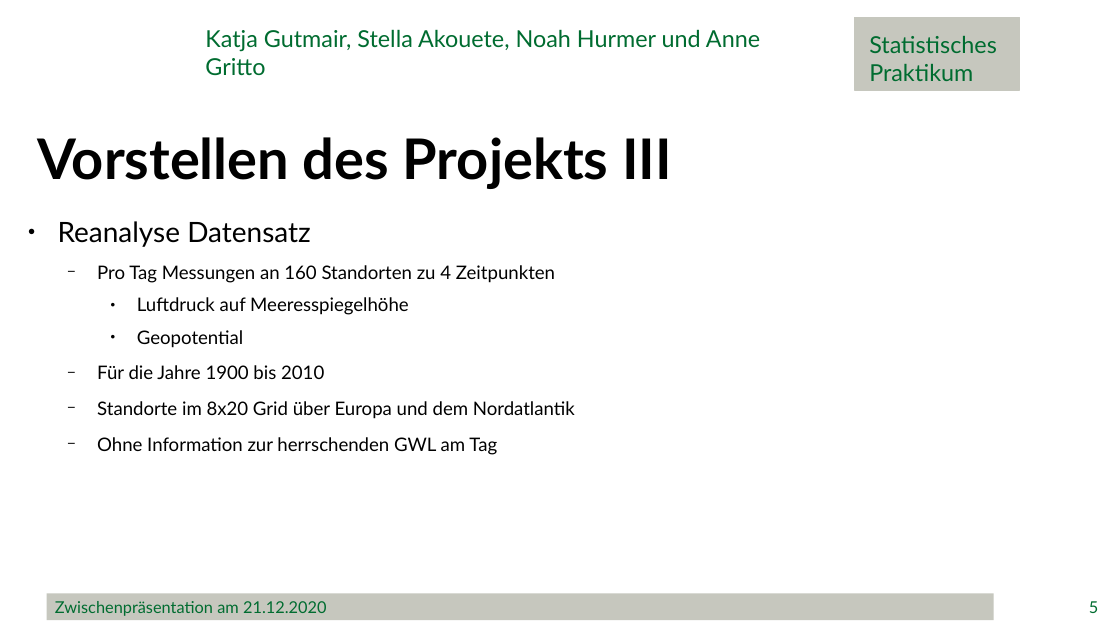
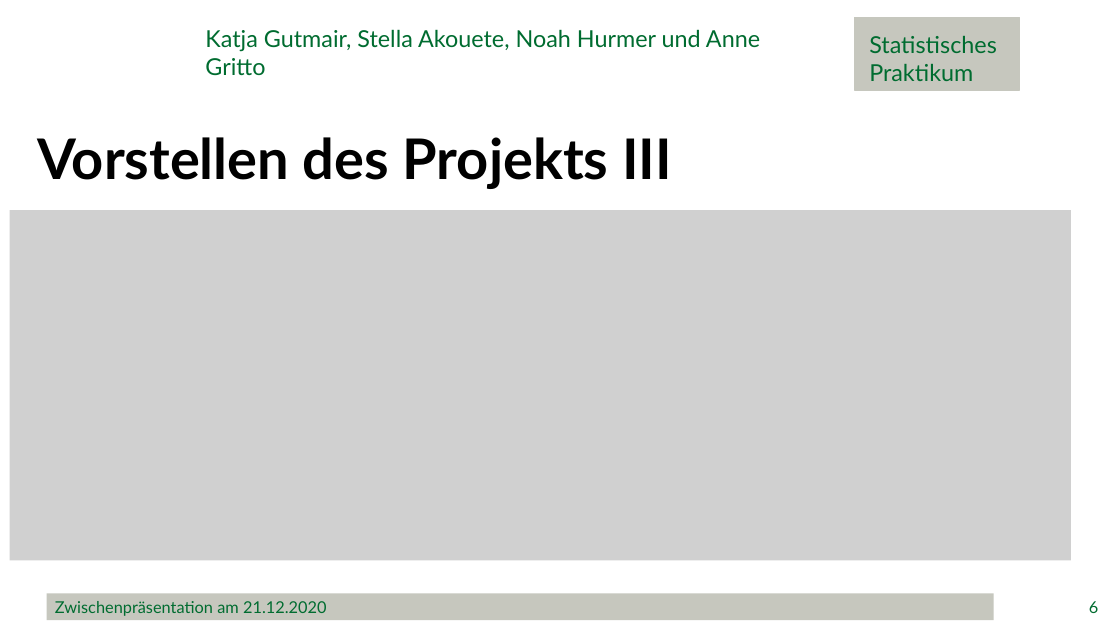
Before and after one commit to minimops/weatherFrog, a slide deck: slide 6 of ppt/Zwischenpraesentation_v1.1.pptx (slide 5 before the commit). Drawn at 1120x630 pixels with LibreOffice and Linux fonts; fonts in the diff are those of the drawing; grey boxes stand for pictures; background and template pictures are left out. Boxes give left, top, right and bottom in pixels: in the first picture for what was removed or moved away, otherwise in the second. Text is boxed around its words. In the diff, an @@ line names an element or a change of style, - is before the commit and + after.

```diff
--- a/ppt/Zwischenpraesentation_v1.1.pptx
+++ b/ppt/Zwischenpraesentation_v1.1.pptx
@@ picture added at bbox=[9, 210, 1071, 560] @@
@@ text removed at bbox=[58, 221, 575, 455] @@
-● Reanalyse Datensatz
-  − Pro Tag Messungen an 160 Standorten zu 4 Zeitpunkten
-    ● Luftdruck auf Meeresspiegelhöhe
-    ● Geopotential
-  − Für die Jahre 1900 bis 2010
-  − Standorte im 8x20 Grid über Europa und dem Nordatlantik
-  − Ohne Information zur herrschenden GWL am Tag
@@ page number at bbox=[1089, 601, 1098, 613]: text changed @@
-5
+6
```
Also in this commit, not shown: 11 other slides changed, 2 slides added.
